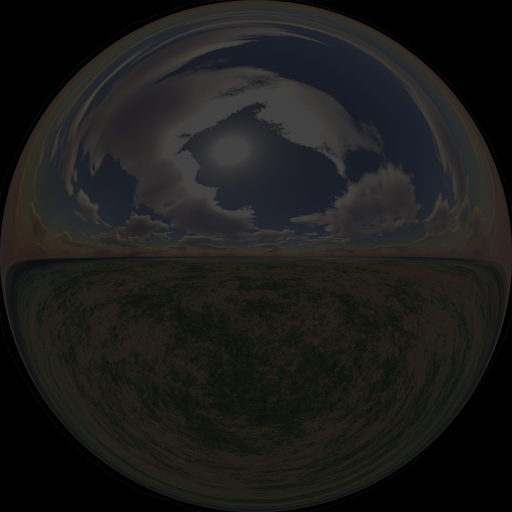
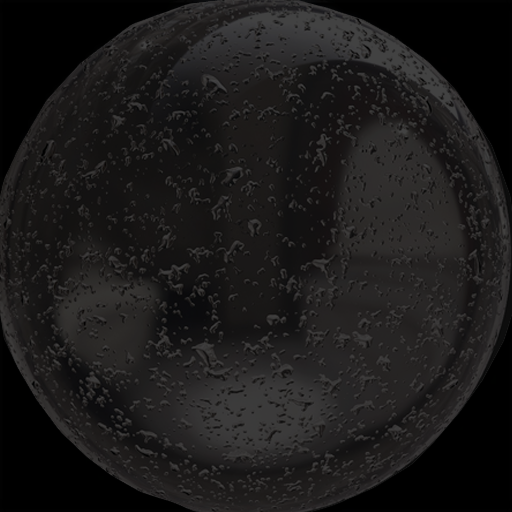
Two versions of the same layered image (512 x 512). Layer-by-layer changes:
renamed "Camada 4" to "Camada 6", painted on it over [0, 0, 512, 512]
